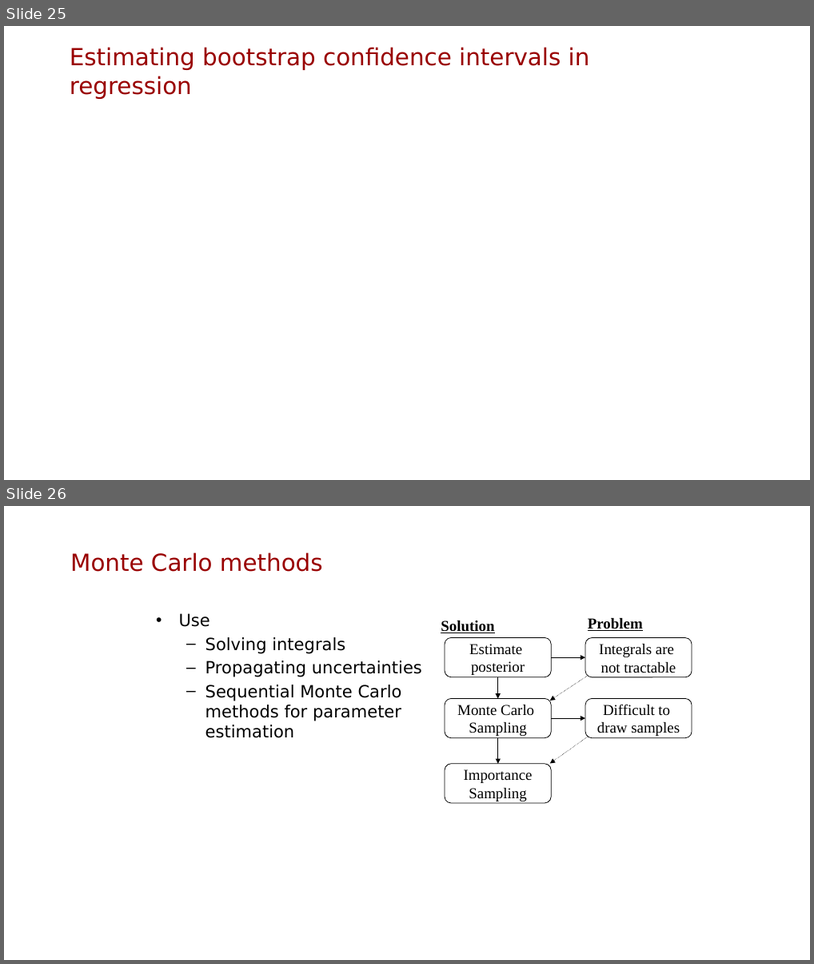
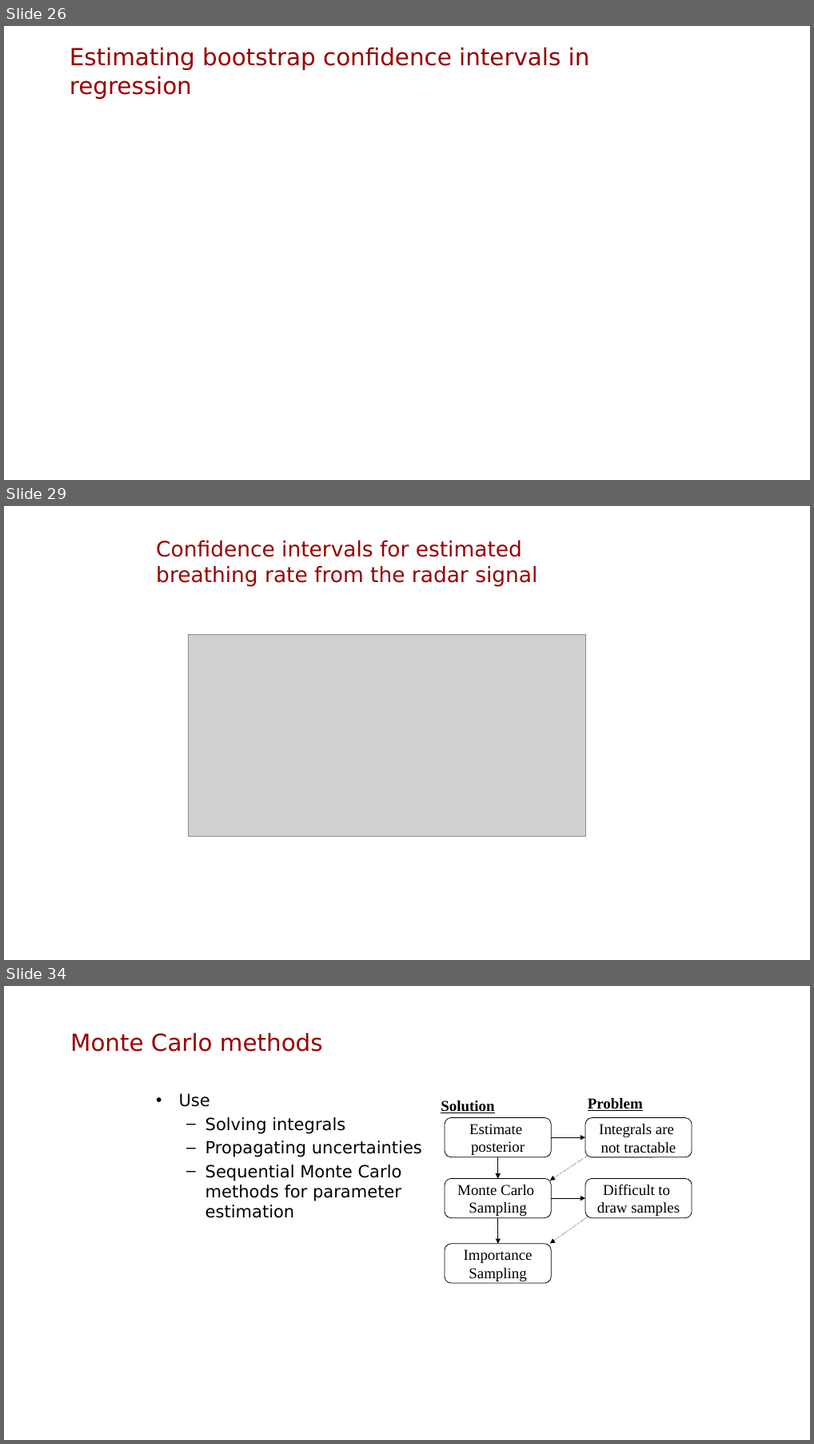
Before and after one commit to mbolic2/Uncertainty_Course, a slide deck: Lec 5 Bootstrap and Monte Carlo/Confidence intervals and Bootstrap.pptx. Shown one above the other, each under a label of ours: slides 25 and 26 before the commit, slides 26, 29 and 34 after it; the slides between them are not shown. The pictures are 814x964 and 814x1444 pixels, drawn with LibreOffice and Linux fonts; fonts in the diff are those of the drawing; grey boxes stand for pictures; background and template pictures are left out. Boxes give left, top, right and bottom in pixels: in the first picture for what was removed or moved away, otherwise in the second. Text is boxed around its words. In the diff, an @@ line names an element or a change of style, - is before the commit and + after.

```diff
--- a/Lec 5 Bootstrap and Monte Carlo/Confidence intervals and Bootstrap.pptx
+++ b/Lec 5 Bootstrap and Monte Carlo/Confidence intervals and Bootstrap.pptx
@@ slide 29 added at (4, 506, 810, 960), background picture (left out) @@
@@ title added at (156, 540, 538, 587), 25.2 pt, text #990000 @@
+Confidence intervals for estimated breathing rate from the radar signal
@@ picture added at (188, 634, 586, 836) @@
@@ what was slide 25 is now slide 26 @@
@@ what was slide 26 is now slide 34 @@
```
Also in this commit, not shown: 7 other slides added, 5 other files.
